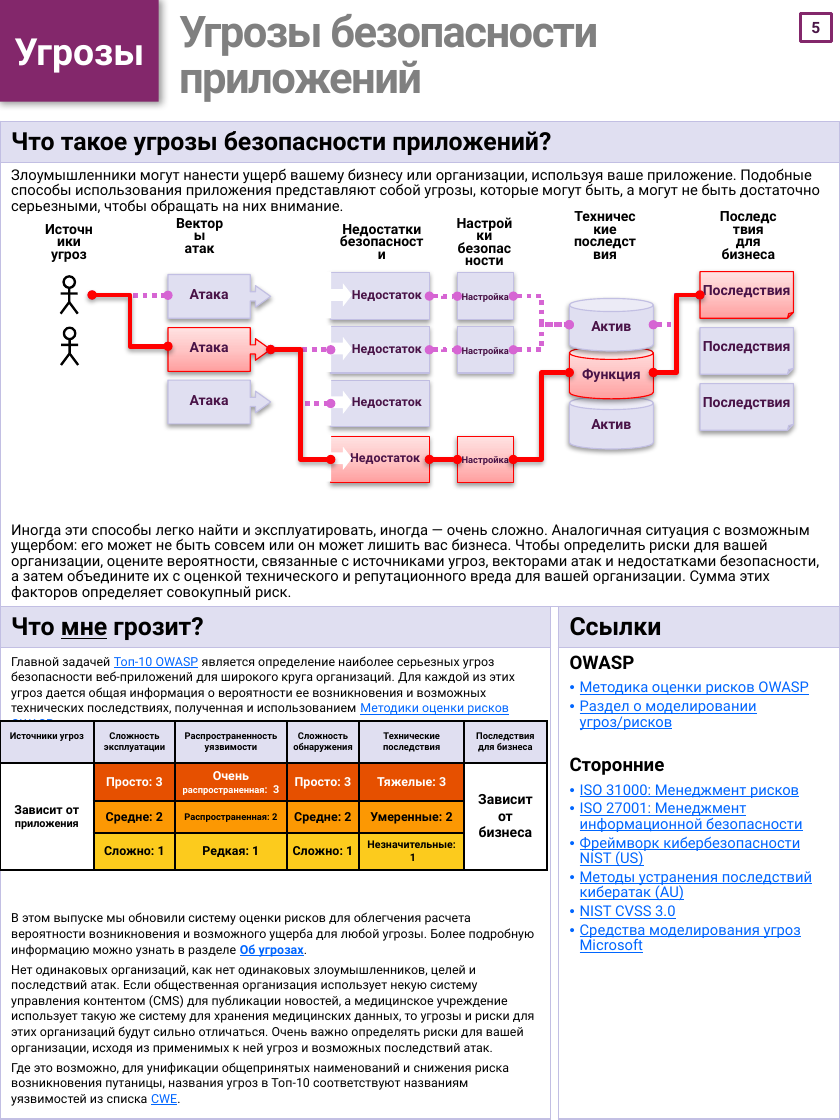
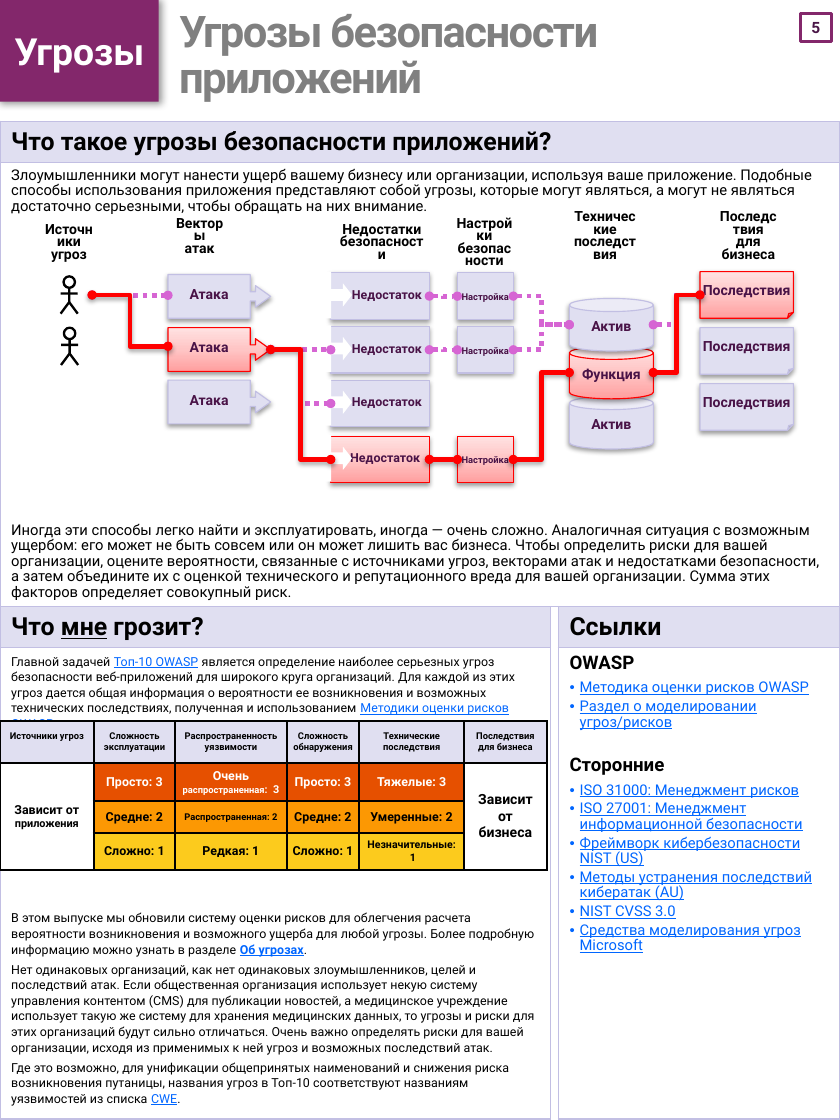
Before and after one commit to OWASP/Top10, a slide deck: slide 6 of 2017/OWASP Top 10-2017-ru.pptx. Drawn at 840x1120 pixels with LibreOffice and Linux fonts; fonts in the diff are those of the drawing. Boxes give left, top, right and bottom in pixels: in the first picture for what was removed or moved away, otherwise in the second. Text is boxed around its words. In the diff, an @@ line names an element or a change of style, - is before the commit and + after.

```diff
--- a/2017/OWASP Top 10-2017-ru.pptx
+++ b/2017/OWASP Top 10-2017-ru.pptx
@@ table at box(0, 121, 840, 606) @@
-row 2, column 1: Злоумышленники могут нанести ущерб вашему бизнесу или организации, используя ваше приложение. Подобные способы использования приложения представляют собой угрозы, которые могут быть, а могут не быть достаточно серьезными, чтобы обращать на них внимание. / Иногда эти способы легко найти и эксплуатировать, иногда — очень сложно. Аналогичная ситуация с возможным ущербом: его может не быть совсем или он может лишить вас бизнеса. Чтобы определить риски для вашей организации, оцените вероятности, связанные с источниками угроз, векторами атак и недостатками безопасности, а затем объедините их с оценкой технического и репутационного вреда для вашей организации. Сумма этих факторов определяет совокупный риск.
+row 2, column 1: Злоумышленники могут нанести ущерб вашему бизнесу или организации, используя ваше приложение. Подобные способы использования приложения представляют собой угрозы, которые могут являться, а могут не являться достаточно серьезными, чтобы обращать на них внимание. / Иногда эти способы легко найти и эксплуатировать, иногда — очень сложно. Аналогичная ситуация с возможным ущербом: его может не быть совсем или он может лишить вас бизнеса. Чтобы определить риски для вашей организации, оцените вероятности, связанные с источниками угроз, векторами атак и недостатками безопасности, а затем объедините их с оценкой технического и репутационного вреда для вашей организации. Сумма этих факторов определяет совокупный риск.
```
Also in this commit, not shown: 19 other slides changed, 14 other files.
